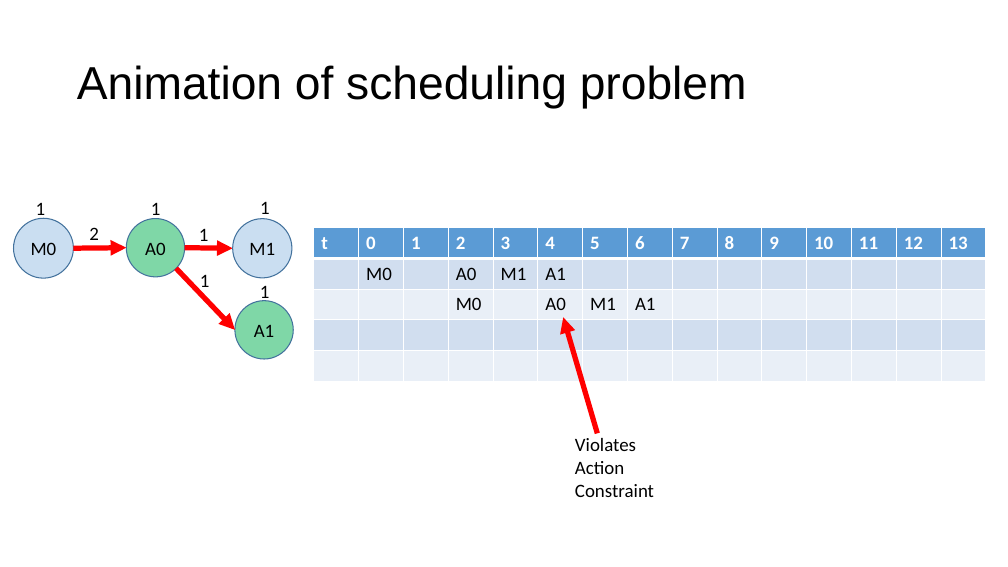
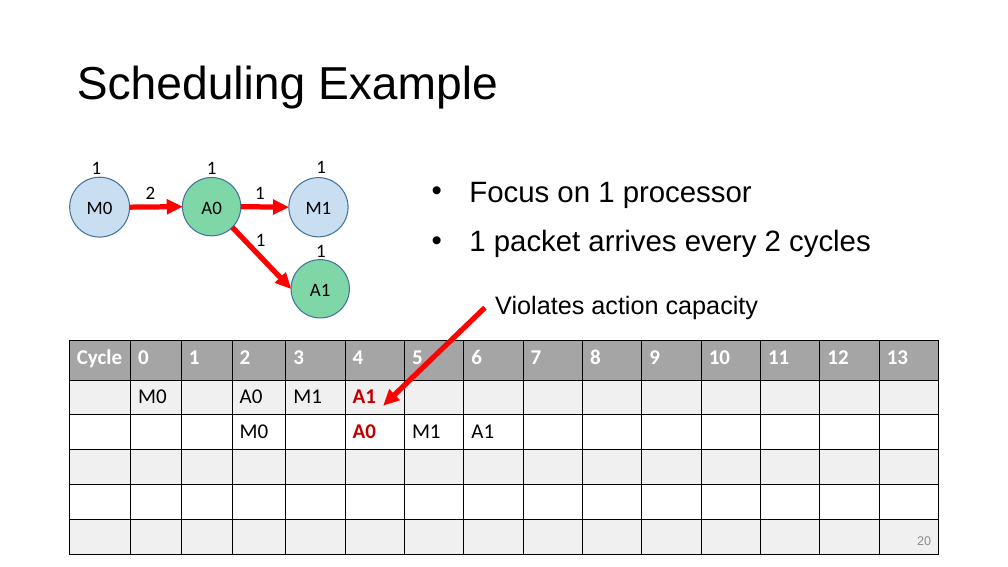
Before and after one commit to anirudhSK/drmt_talk, a slide deck: slide 20 of drmt.pptx. Drawn at 1008x567 pixels with LibreOffice and Linux fonts; fonts in the diff are those of the drawing. Boxes give left, top, right and bottom in pixels: in the first picture for what was removed or moved away, otherwise in the second. Text is boxed around its words. In the diff, an @@ line names an element or a change of style, - is before the commit and + after.

```diff
--- a/drmt.pptx
+++ b/drmt.pptx
@@ title at <box>77,65,498,109</box>: text changed @@
-Animation of scheduling problem
+Scheduling Example
@@ text "1": place and size @@
-text "1" at <box>260,202,270,220</box>
+text "1" at <box>255,187,265,205</box>
@@ text "1": place and size @@
-text "1" at <box>200,274,210,293</box>
+text "1" at <box>316,161,326,179</box>
@@ 4 texts, 4 ellipses, 3 arrows: place and size @@
-4 texts, 4 ellipses, 3 arrows at <box>14,202,293,359</box>
+4 texts, 4 ellipses, 3 arrows at <box>70,161,349,318</box>
@@ text added at <box>469,181,871,257</box>, 28 pt, text #000000 @@
+  • Focus on 1 processor
+  • 1 packet arrives every 2 cycles
@@ text "1": place and size @@
-text "1" at <box>199,228,209,246</box>
+text "1" at <box>256,233,266,252</box>
@@ text at <box>495,295,758,319</box>: text changed; size 18 to 24 pt; font Calibri to Arial @@
-Violates
-Action
-Constraint
+Violates action capacity
@@ arrow moved from (597, 433) - (563, 318) to (485, 308) - (383, 405) @@
@@ table at <box>70,341,943,554</box> @@
-row 1, column 1: t
+row 1, column 1: Cycle
+row 6:  |  |  |  |  |  |  |  |  |  |  |  |  |  | 
@@ table: place and size @@
-table at <box>314,228,983,381</box>
+table at <box>70,341,943,554</box>
@@ page number added at <box>917,536,931,545</box>, 12 pt, text #8C8C8C @@
+20
```
Also in this commit, not shown: 19 other slides changed, 6 slides added, 13 slides removed, 2 other files.
